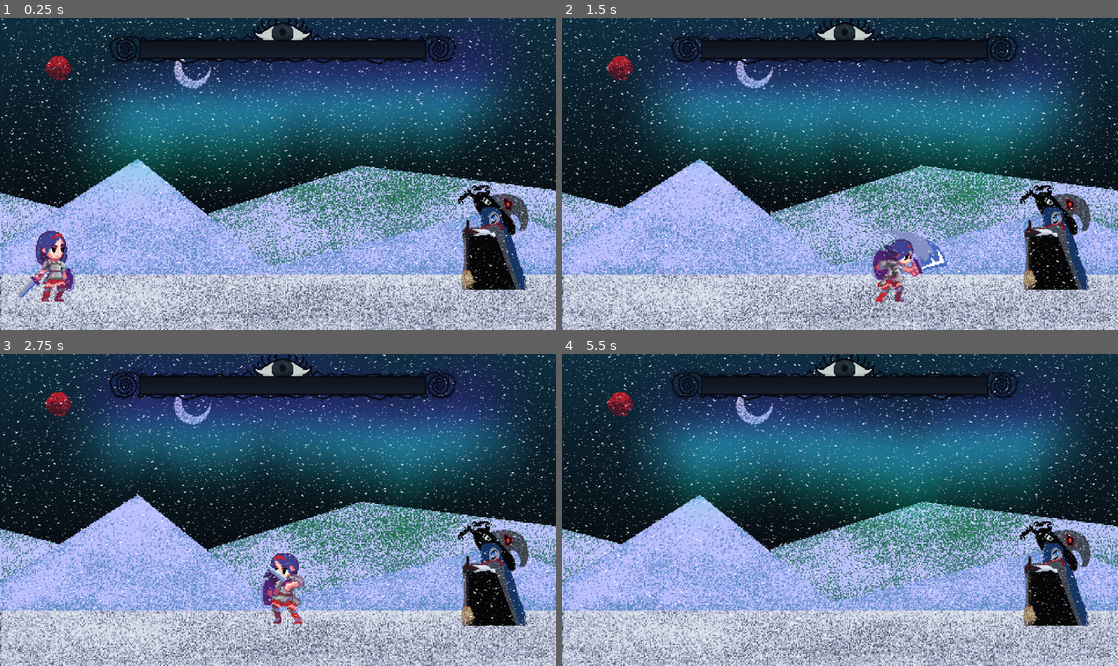
Above: before the commit, frames 1-4 (two rows, left to right).
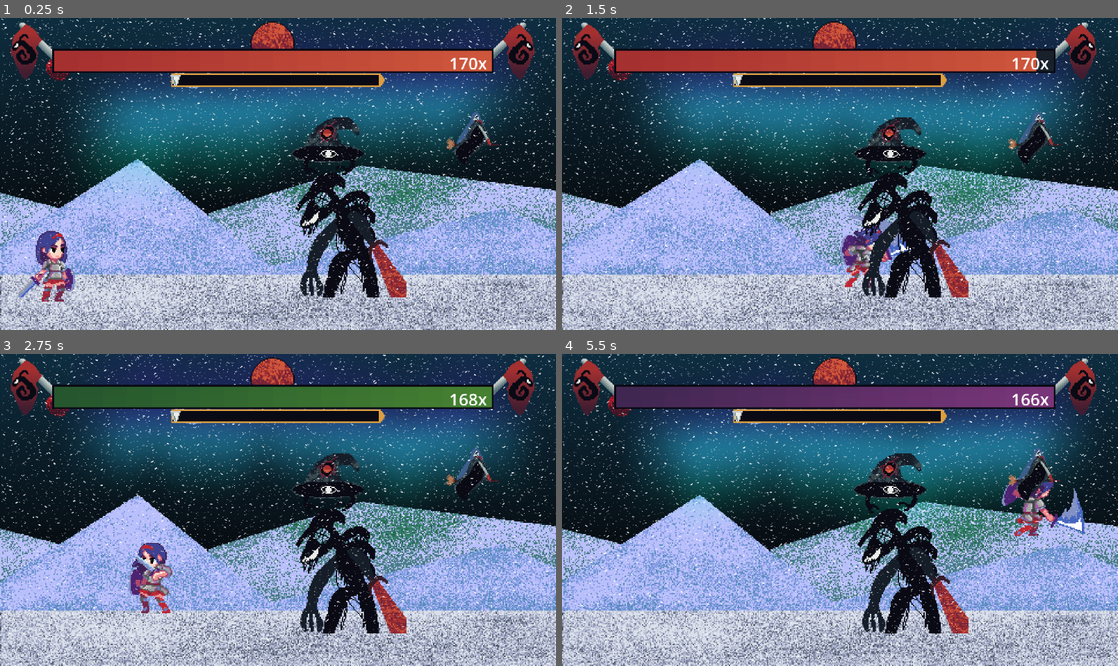
Above: after the commit, the same moments.

Repository: RamonCout0/as-astral
Game: Godot game, scene res://Mundos/teste/teste.tscn
Two runs of this game, one before a commit and one after it. Both use one fixed random seed, a clock stepped at 60 frames per second and the inputs below. This scene is started directly instead of the project's main scene.
Inputs:
- Up to frame 1 (0.25 s): no input
- Up to frame 2 (1.5 s): tap Enter (ui_accept) at 0.5, 0.77 s; hold Right (ui_right) from 0.53 s (still down); tap X (attack) at 0.6, 1.35 s
- Up to frame 3 (2.75 s): tap Enter (ui_accept) at 1.52 s; release Right (ui_right) at 2.03 s; hold Left (ui_left) from 2.03 s (still down); tap Shift (dash) at 2.1 s; tap X (attack) at 2.3 s
- Up to frame 4 (5.5 s): release Left (ui_left) at 2.78 s; hold Right (ui_right) 2.78-4.28 s; tap C (grab) at 2.85 s; tap Enter (ui_accept) at 3.02, 3.77, 4.52 s; tap X (attack) at 3.05, 3.6, 4.35, 5.3 s; hold Left (ui_left) 4.28-5.03 s; hold Right (ui_right) from 5.03 s (still down); tap Shift (dash) at 5.1 s

The runs differ from the first frame. In frame 1, 20% of the frame differs, in the area x 1-97%, y 0-90%; in frame 2, 21%; in frame 3, 22%; in frame 4, 21%.

Commit message:
Finalizado com sucesso a bossbar

Diff:
--- a/Assets/Player/Cena/player.gd
+++ b/Assets/Player/Cena/player.gd
@@ -156,3 +156,22 @@
 			anim.play("Jump")
 		else:
 			anim.play("fall")
+
+
+func _on_attack_hitbox_area_entered(area):
+	# Se a área que atingimos for a 'Hurtbox' de um Boss
+	if area.name == "Hurtbox":
+		var boss = area.get_parent() # Pega o nó BossTeste
+		if boss.has_method("take_damage"):
+			# Golpe normal dá 20, se for o segundo golpe do combo dá 40!
+			var damage = 100.0 if combo_step == 1 else 200
+			boss.take_damage(damage)
+
+
+func _on_attack_hitbox_body_entered(body):
+	# Verifica se o corpo que entrou está no grupo "boss"
+	if body.is_in_group("boss"):
+		if body.has_method("take_damage"):
+			var damage = 100.0 if combo_step <= 1 else 200.0
+			body.take_damage(damage)
+			print("Bateu no corpo do Boss! Dano: ", damage)
--- a/Assets/Player/Cena/player.tscn
+++ b/Assets/Player/Cena/player.tscn
@@ -444,3 +444,4 @@
 shape = SubResource("RectangleShape2D_iatee")
 
 [connection signal="timeout" from="DashTimer" to="." method="_on_dash_timer_timeout"]
+[connection signal="body_entered" from="AttackHitbox" to="." method="_on_attack_hitbox_body_entered"]
--- /dev/null
+++ b/Manager/EventBus.gd
@@ -0,0 +1,10 @@
+extends Node
+
+# Sinais do Jogador
+signal player_max_health_set(max_health)
+signal player_health_updated(current_health)
+
+# Sinais do Chefe
+signal boss_max_health_set(max_health, health_per_segment)
+signal boss_health_updated(current_health)
+signal boss_staggered() # Sinal para o sistema de Stagger
--- /dev/null
+++ b/Mundos/teste/boss_teste.tscn
@@ -0,0 +1,27 @@
+[gd_scene format=3 uid="uid://cvvtf1t0i3sub"]
+
+[ext_resource type="Script" uid="uid://dy1f8u20eq1kf" path="res://boss_teste.gd" id="1_bu052"]
+[ext_resource type="Texture2D" uid="uid://dfqupyffqvl25" path="res://Assets/Boss/armotheus true forme.png" id="2_njwc8"]
+
+[sub_resource type="RectangleShape2D" id="RectangleShape2D_bj8ra"]
+size = Vector2(51.75, 103)
+
+[sub_resource type="CircleShape2D" id="CircleShape2D_s52rb"]
+radius = 62.008064
+
+[node name="BossTeste" type="CharacterBody2D" unique_id=104191071]
+script = ExtResource("1_bu052")
+
+[node name="Sprite2D" type="Sprite2D" parent="." unique_id=42582934]
+texture_filter = 1
+texture = ExtResource("2_njwc8")
+
+[node name="CollisionShape2D" type="CollisionShape2D" parent="." unique_id=1373026774]
+position = Vector2(-9.125, 2.5)
+shape = SubResource("RectangleShape2D_bj8ra")
+
+[node name="Area2D" type="Area2D" parent="." unique_id=2135351415]
+
+[node name="CollisionShape2D" type="CollisionShape2D" parent="Area2D" unique_id=1258446078]
+position = Vector2(-4, 14)
+shape = SubResource("CircleShape2D_s52rb")
--- a/Mundos/teste/teste.tscn
+++ b/Mundos/teste/teste.tscn
@@ -4,9 +4,12 @@
 [ext_resource type="Texture2D" uid="uid://8d4tqa3vcq0n" path="res://Mundos/cenario.png" id="1_qi0ky"]
 [ext_resource type="Shader" uid="uid://1f13fi2w81c6" path="res://Shaders_Efeitos/tempestade_neve.gdshader" id="2_0q8jj"]
 [ext_resource type="Shader" uid="uid://bu8vcek0co4pl" path="res://Shaders_Efeitos/estrelas.gdshader" id="3_3ldwi"]
-[ext_resource type="Texture2D" uid="uid://bhar1bvfk63kg" path="res://Entidades/Silvana/silvana.png" id="4_78w70"]
 [ext_resource type="AudioStream" uid="uid://drxwb871dofkm" path="res://Musicas/[로스트아크｜OST] 고통의 마녀, 세르카 (Serca, Malefica Doloris) _ LOST ARK Official Soundtrack - 로스트아크 LOST ARK (youtube).mp3" id="5_3ldwi"]
-[ext_resource type="Texture2D" uid="uid://dytynopsitms5" path="res://UI/Barra_boss.png" id="7_q44uo"]
+[ext_resource type="PackedScene" uid="uid://cvvtf1t0i3sub" path="res://Mundos/teste/boss_teste.tscn" id="5_78w70"]
+[ext_resource type="Texture2D" uid="uid://dek6xw41xrfr0" path="res://Assets/Boss/bruxa.png" id="6_edhv1"]
+[ext_resource type="Texture2D" uid="uid://6arhby255gam" path="res://Assets/Boss/Armotheus.png" id="7_qtyh8"]
+[ext_resource type="Texture2D" uid="uid://bnjyskfyed8am" path="res://Assets/meme/Felipão.png" id="8_2k310"]
+[ext_resource type="PackedScene" uid="uid://dggilkv3yeli0" path="res://UI/boss_hud.tscn" id="8_edhv1"]
 [ext_resource type="PackedScene" uid="uid://cqlkwova4r0iq" path="res://Assets/Player/Cena/player.tscn" id="8_q44uo"]
 
 [sub_resource type="ShaderMaterial" id="ShaderMaterial_qi0ky"]
@@ -44,20 +47,20 @@
 
 [node name="mapa" type="Node2D" parent="." unique_id=1078966595]
 
-[node name="back" type="Sprite2D" parent="mapa" unique_id=1742548849]
+[node name="background" type="Sprite2D" parent="mapa" unique_id=1742548849]
 texture_filter = 1
 texture_repeat = 1
 position = Vector2(240, 135)
 texture = ExtResource("1_qi0ky")
 
-[node name="boreal" type="ColorRect" parent="mapa/back" unique_id=1897435695]
+[node name="boreal" type="ColorRect" parent="mapa/background" unique_id=1897435695]
 material = SubResource("ShaderMaterial_qi0ky")
 offset_left = -199.0
 offset_top = -174.0
 offset_right = 237.0
 offset_bottom = 31.0
 
-[node name="estrelas" type="ColorRect" parent="mapa/back/boreal" unique_id=1258232730]
+[node name="estrelas" type="ColorRect" parent="mapa/background/boreal" unique_id=1258232730]
 material = SubResource("ShaderMaterial_6rgyr")
 layout_mode = 0
 offset_left = -41.0
@@ -65,16 +68,28 @@
 offset_right = 438.0
 offset_bottom = 308.0
 
-[node name="Sprite2D" type="Sprite2D" parent="mapa/back/boreal" unique_id=68503943]
-texture_filter = 1
-position = Vector2(387.00003, 229)
-scale = Vector2(0.7091837, 0.7070313)
-texture = ExtResource("4_78w70")
-
-[node name="Player" parent="mapa/back/boreal" unique_id=1148920940 instance=ExtResource("8_q44uo")]
+[node name="Player" parent="mapa/background/boreal" unique_id=1148920940 instance=ExtResource("8_q44uo")]
 position = Vector2(4, 237)
 
-[node name="tempestade_de_neve" type="ColorRect" parent="mapa/back" unique_id=1975925190]
+[node name="BossTeste" parent="mapa/background/boreal" unique_id=104191071 instance=ExtResource("5_78w70")]
+position = Vector2(260, 215)
+
+[node name="Sprite2D" type="Sprite2D" parent="mapa/background/boreal" unique_id=437370603]
+position = Vector2(367.00003, 144)
+scale = Vector2(0.51, 0.51)
+texture = ExtResource("6_edhv1")
+
+[node name="Sprite2D2" type="Sprite2D" parent="mapa/background/boreal" unique_id=193713813]
+position = Vector2(242, 156)
+texture = ExtResource("7_qtyh8")
+
+[node name="Sprite2D3" type="Sprite2D" parent="mapa/background/boreal" unique_id=566845913]
+visible = false
+position = Vector2(125, 243)
+scale = Vector2(0.48000008, 0.6864342)
+texture = ExtResource("8_2k310")
+
+[node name="tempestade_de_neve" type="ColorRect" parent="mapa/background" unique_id=1975925190]
 material = SubResource("ShaderMaterial_3ldwi")
 offset_left = -239.0
 offset_top = -135.0
@@ -85,15 +100,12 @@
 stream = ExtResource("5_3ldwi")
 volume_db = -10.947
 autoplay = true
-
-[node name="BarraBoss" type="Sprite2D" parent="." unique_id=2114778125]
-texture_filter = 1
-position = Vector2(244.00002, 21)
-scale = Vector2(0.5901961, 0.7105263)
-texture = ExtResource("7_q44uo")
+parameters/looping = true
 
 [node name="StaticBody2D" type="StaticBody2D" parent="." unique_id=68793476]
 
 [node name="CollisionShape2D" type="CollisionShape2D" parent="StaticBody2D" unique_id=1138602383]
 position = Vector2(240, 253)
 shape = SubResource("RectangleShape2D_q44uo")
+
+[node name="BossHUD" parent="." unique_id=16042669 instance=ExtResource("8_edhv1")]
--- /dev/null
+++ b/UI/boss_hud.tscn
@@ -0,0 +1,53 @@
+[gd_scene format=3 uid="uid://dggilkv3yeli0"]
+
+[ext_resource type="Script" uid="uid://y2p2ys8lcxhc" path="res://boss_hud.gd" id="1_lglud"]
+[ext_resource type="Texture2D" uid="uid://dryqbx0p0ub8k" path="res://UI/barra1.png" id="2_ndu07"]
+[ext_resource type="Texture2D" uid="uid://bcltxdgw553dc" path="res://UI/barra2.png" id="3_8jfdx"]
+[ext_resource type="Texture2D" uid="uid://bo68r4d334570" path="res://UI/barravazia.png" id="3_yf6ai"]
+[ext_resource type="Texture2D" uid="uid://dgg3kpxhbjyna" path="res://UI/barra3.png" id="4_ttu4m"]
+[ext_resource type="Texture2D" uid="uid://di0b74lgilm7m" path="res://UI/barra4.png" id="5_hwqqm"]
+[ext_resource type="Texture2D" uid="uid://bfsxn7qjeegdg" path="res://UI/barra5.png" id="6_8acu8"]
+[ext_resource type="Texture2D" uid="uid://qwm8dpg8cn7v" path="res://UI/Hotbar_boss.png" id="7_hwqqm"]
+[ext_resource type="Texture2D" uid="uid://8mc3xd7gr716" path="res://UI/barra 0.png" id="8_8acu8"]
+[ext_resource type="Texture2D" uid="uid://d0aqltne8ahsw" path="res://UI/stagger_bar.png" id="10_8acu8"]
+
+[node name="BossHUD" type="CanvasLayer" unique_id=16042669 node_paths=PackedStringArray("bar_count_label", "segment_progress_bar")]
+script = ExtResource("1_lglud")
+bar_count_label = NodePath("BarIcon/BarCountLabel")
+segment_progress_bar = NodePath("BarIcon/TextureProgressBar")
+cycle_textures = Array[Texture2D]([ExtResource("2_ndu07"), ExtResource("3_8jfdx"), ExtResource("4_ttu4m"), ExtResource("5_hwqqm"), ExtResource("6_8acu8")])
+final_textures = Array[Texture2D]([ExtResource("8_8acu8")])
+
+[node name="BarIcon" type="TextureRect" parent="." unique_id=909319329]
+texture_filter = 1
+offset_left = 3.999998
+offset_top = 3.0000002
+offset_right = 514.0
+offset_bottom = 60.0
+scale = Vector2(0.9072398, 0.9072398)
+texture = ExtResource("7_hwqqm")
+
+[node name="TextureProgressBar" type="TextureProgressBar" parent="BarIcon" unique_id=1153529072]
+layout_mode = 0
+offset_left = 47.39651
+offset_top = 27.55611
+offset_right = 87.39651
+offset_bottom = 67.55611
+scale = Vector2(23.139168, 1.0881796)
+texture_under = ExtResource("3_yf6ai")
+texture_progress = ExtResource("6_8acu8")
+
+[node name="BarCountLabel" type="Label" parent="BarIcon" unique_id=1997615378]
+layout_mode = 0
+offset_left = 423.26184
+offset_top = 27.55611
+offset_right = 463.26184
+offset_bottom = 50.55611
+
+[node name="TextureRect" type="TextureRect" parent="." unique_id=744669295]
+texture_filter = 1
+offset_left = 111.0
+offset_top = 33.0
+offset_right = 366.0
+offset_bottom = 73.0
+texture = ExtResource("10_8acu8")
--- /dev/null
+++ b/boss_hud.gd
@@ -0,0 +1,77 @@
+extends CanvasLayer
+
+# --- CONECTE NO INSPETOR ---
+@export var bar_count_label: Label
+@export var segment_progress_bar: TextureProgressBar
+
+# Lista para o ciclo principal (Tamanho 4: Vermelho, Azul, Verde, Amarelo)
+@export var cycle_textures: Array[Texture2D]
+
+# Lista para as 3 barras finais (Tamanho 3: Quase Morto, Morrendo, Perigo Máximo)
+@export var final_textures: Array[Texture2D]
+
+# --- Variáveis Internas ---
+var health_per_segment: float = 1.0
+var display_health: float = 0.0
+var health_tween: Tween
+var total_bar_count: int = 1 # Guarda o número total de barras
+
+func _ready():
+	EventBus.boss_max_health_set.connect(set_boss_max_health)
+	EventBus.boss_health_updated.connect(update_boss_health)
+
+func set_boss_max_health(max_health, p_health_per_segment):
+	health_per_segment = p_health_per_segment
+	if health_per_segment <= 0: return
+
+	segment_progress_bar.max_value = health_per_segment
+	display_health = float(max_health)
+
+	# Precisamos guardar o número total de barras para a nova lógica
+	total_bar_count = int(ceil(float(max_health) / health_per_segment))
+
+	update_hud_visuals(display_health) # Define a textura inicial
+	show()
+
+func update_boss_health(current_health):
+	if health_tween and health_tween.is_running():
+		health_tween.kill()
+
+	health_tween = create_tween()
+	health_tween.tween_method(update_hud_visuals, display_health, float(current_health), 1.0) # Duração de 1 segundo
+
+# Esta é a nossa função 100% focada em VISUALIZAÇÃO
+func update_hud_visuals(health_value):
+	if health_per_segment <= 0: return
+
+	# --- 1. Lógica do Texto "x" ---
+	# int(ceil(...)) garante que teremos "169x" e não "169.0x"
+	var current_bar_count = int(ceil(health_value / health_per_segment))
+	bar_count_label.text = str(current_bar_count) + "x"
+
+	# --- 2. LÓGICA DE SPRITE (CICLO CORRIGIDO + FASE FINAL) ---
+
+	# Verifica se estamos na fase final (1 barra ou menos)
+	if current_bar_count <= 1 and final_textures.size() > 0:
+		# Lógica da Fase Final
+		var final_index = mini(1 - current_bar_count, final_textures.size() - 1)
+		if final_index >= 0:
+			segment_progress_bar.texture_progress = final_textures[final_index]
+
+	# Se não, usa o ciclo normal
+	elif cycle_textures.size() > 0:
+		# --- LÓGICA DO CICLO CORRIGIDA ---
+		# (total_bar_count - current_bar_count) nos dá o número de barras perdidas.
+		var cycle_index = (total_bar_count - current_bar_count) % cycle_textures.size()
+		if cycle_index >= 0 and cycle_index < cycle_textures.size():
+			segment_progress_bar.texture_progress = cycle_textures[cycle_index]
+
+	# --- 3. Lógica da Barra ---
+	if health_value <= 0:
+		segment_progress_bar.value = 0
+	else:
+		var health_in_previous_bars = (current_bar_count - 1) * health_per_segment
+		var current_bar_health = health_value - health_in_previous_bars
+		segment_progress_bar.value = current_bar_health
+
+	display_health = health_value
--- /dev/null
+++ b/boss_teste.gd
@@ -0,0 +1,53 @@
+extends CharacterBody2D
+
+# --- Variáveis de Vida (Sistema Personalizado) ---
+@export_group("Configurações de Vida")
+@export var max_health: float = 8500.0
+@export var health_per_segment: float = 50.0 # Quantidade de vida por "barra" ou segmento
+var current_health: float
+
+# --- Outras Variáveis ---
+var is_immune: bool = false
+
+# --- Funções Iniciais ---
+func _ready():
+	# Adiciona o boss ao grupo para que o player/projéteis o encontrem
+	add_to_group("boss")
+	await get_tree().process_frame
+	initialize_health_system()
+
+func initialize_health_system():
+	current_health = max_health
+	# Envia os dados iniciais para a UI através do EventBus
+	if EventBus.has_signal("boss_max_health_set"):
+		EventBus.boss_max_health_set.emit(max_health, health_per_segment)
+	else:
+		push_error("ERRO: Sinal 'boss_max_health_set' não encontrado no EventBus!")
+
+# --- Sistema de Dano ---
+func take_damage(amount: float):
+	if is_immune or current_health <= 0:
+		return
+
+	current_health -= amount
+	current_health = max(0, current_health) # Garante que não fique negativo
+
+	# Atualiza a barra de vida via EventBus
+	EventBus.boss_health_updated.emit(current_health)
+
+	print("Boss recebeu dano! Vida atual: ", current_health)
+
+	if current_health <= 0:
+		die()
+
+func die():
+	print("Boss derrotado!")
+	# Aqui você pode tocar uma animação antes de deletar
+	queue_free()
+
+# --- Física Básica (Opcional para o teste não cair no infinito) ---
+func _physics_process(delta):
+	if not is_on_floor():
+		velocity.y += ProjectSettings.get_setting("physics/2d/default_gravity") * delta
+
+	move_and_slide()
--- a/project.godot
+++ b/project.godot
@@ -15,12 +15,16 @@
 config/features=PackedStringArray("4.6", "Forward Plus")
 config/icon="res://icon.svg"
 
+[autoload]
+
+EventBus="*uid://xml0jdojy23l"
+
 [display]
 
 window/size/viewport_width=480
 window/size/viewport_height=270
-window/size/window_width_override=1920
-window/size/window_height_override=1080
+window/size/window_width_override=1280
+window/size/window_height_override=720
 window/stretch/mode="canvas_items"
 
 [dotnet]
Binary file added: Assets/Boss/armotheus true forme.png
Not shown, added: Assets/Boss/armotheus true forme.png.import
Binary file added: Assets/meme/Felipão.png
Not shown, added: Assets/meme/Felipão.png.import
Not shown, added: Manager/EventBus.gd.uid
Binary file added: UI/Felipão.aseprite
Binary file added: UI/barra 0.png
Not shown, added: UI/barra 0.png.import
Binary file added: UI/barra1.png
Not shown, added: UI/barra1.png.import
Binary file added: UI/barra2.png
Not shown, added: UI/barra2.png.import
(and 10 more such lines)
